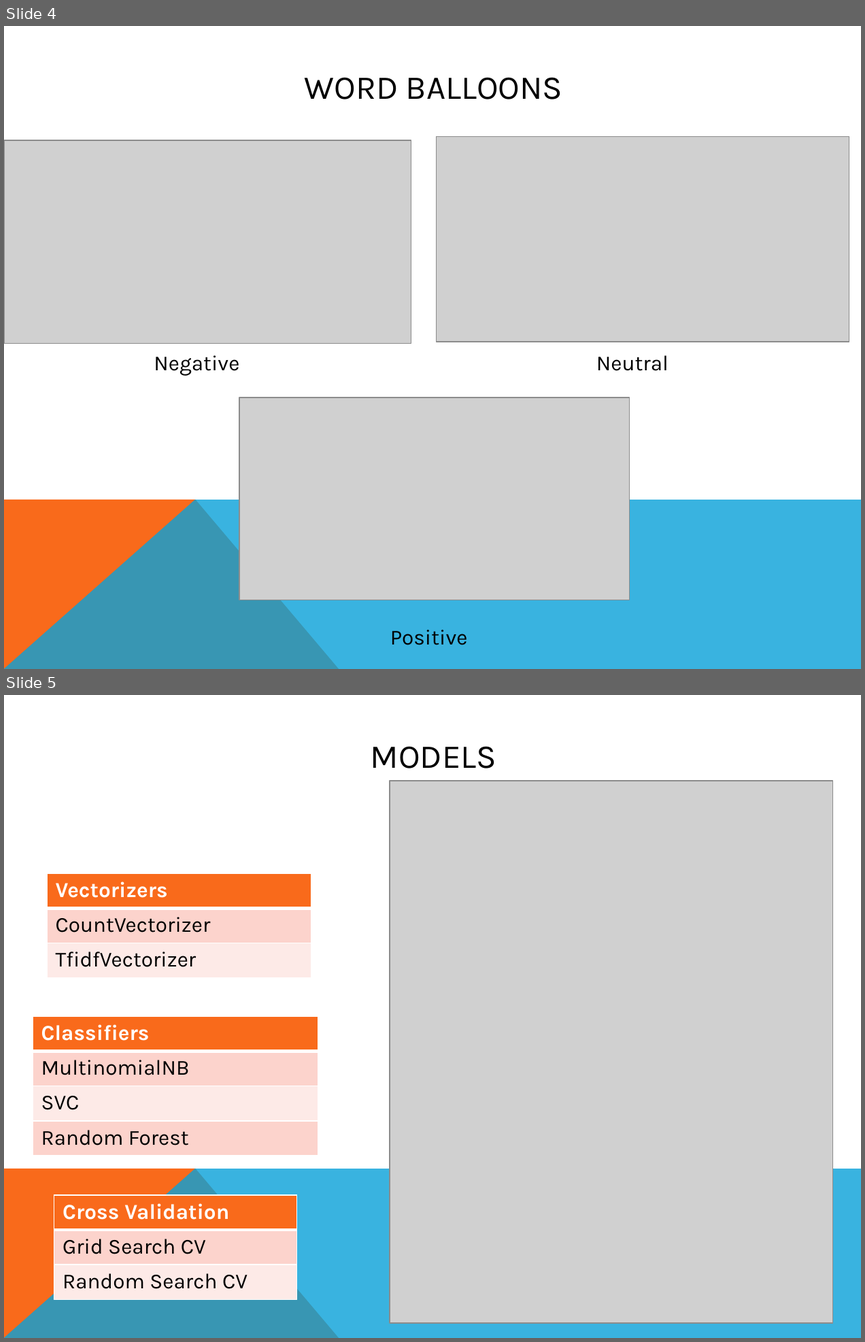
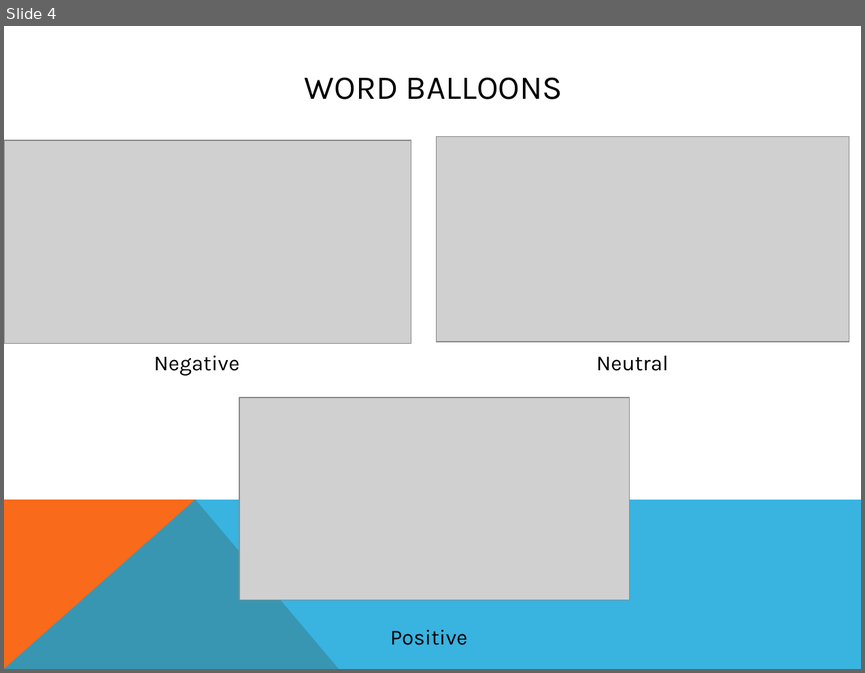
Before and after one commit to willjdew/Airline-Twitter-Sentiment, a slide deck: documents/Twitter US Airline Sentiment Analysis PP.pptx. Shown one above the other, each under a label of ours: slides 4 and 5 before the commit, slide 4 after it. The pictures are 865x1342 and 865x673 pixels, drawn with LibreOffice and Linux fonts; fonts in the diff are those of the drawing; grey boxes stand for pictures. Boxes give left, top, right and bottom in pixels: in the first picture for what was removed or moved away, otherwise in the second. Text is boxed around its words. In the diff, an @@ line names an element or a change of style, - is before the commit and + after.

```diff
--- a/documents/Twitter US Airline Sentiment Analysis PP.pptx
+++ b/documents/Twitter US Airline Sentiment Analysis PP.pptx
@@ slide 5 removed at bbox=[4, 695, 861, 1338], background #FFFFFF; not listed: 2 template elements that a slide beside it also shows @@
@@ title removed at bbox=[371, 746, 496, 768] @@
-MODELS
@@ picture removed at bbox=[390, 781, 832, 1323] @@
@@ table removed at bbox=[47, 873, 311, 978], 3 rows, 1 columns @@
-Vectorizers
-CountVectorizer
-TfidfVectorizer
@@ table removed at bbox=[33, 1016, 317, 1155], 4 rows, 1 columns @@
-Classifiers
-MultinomialNB
-SVC
-Random Forest
@@ table removed at bbox=[54, 1195, 296, 1299], 3 rows, 1 columns @@
-Cross Validation
-Grid Search CV
-Random Search CV
```
Also in this commit, not shown: 1 slide changed, 5 slides added, 2 other slides removed, 1 other file.
